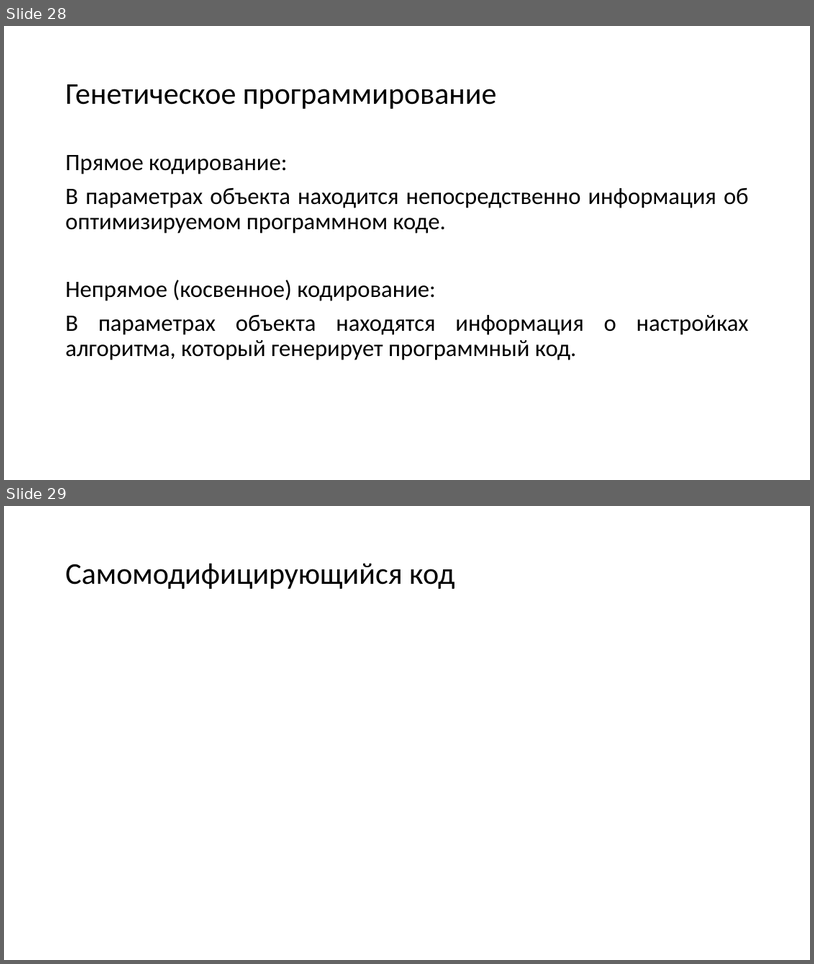
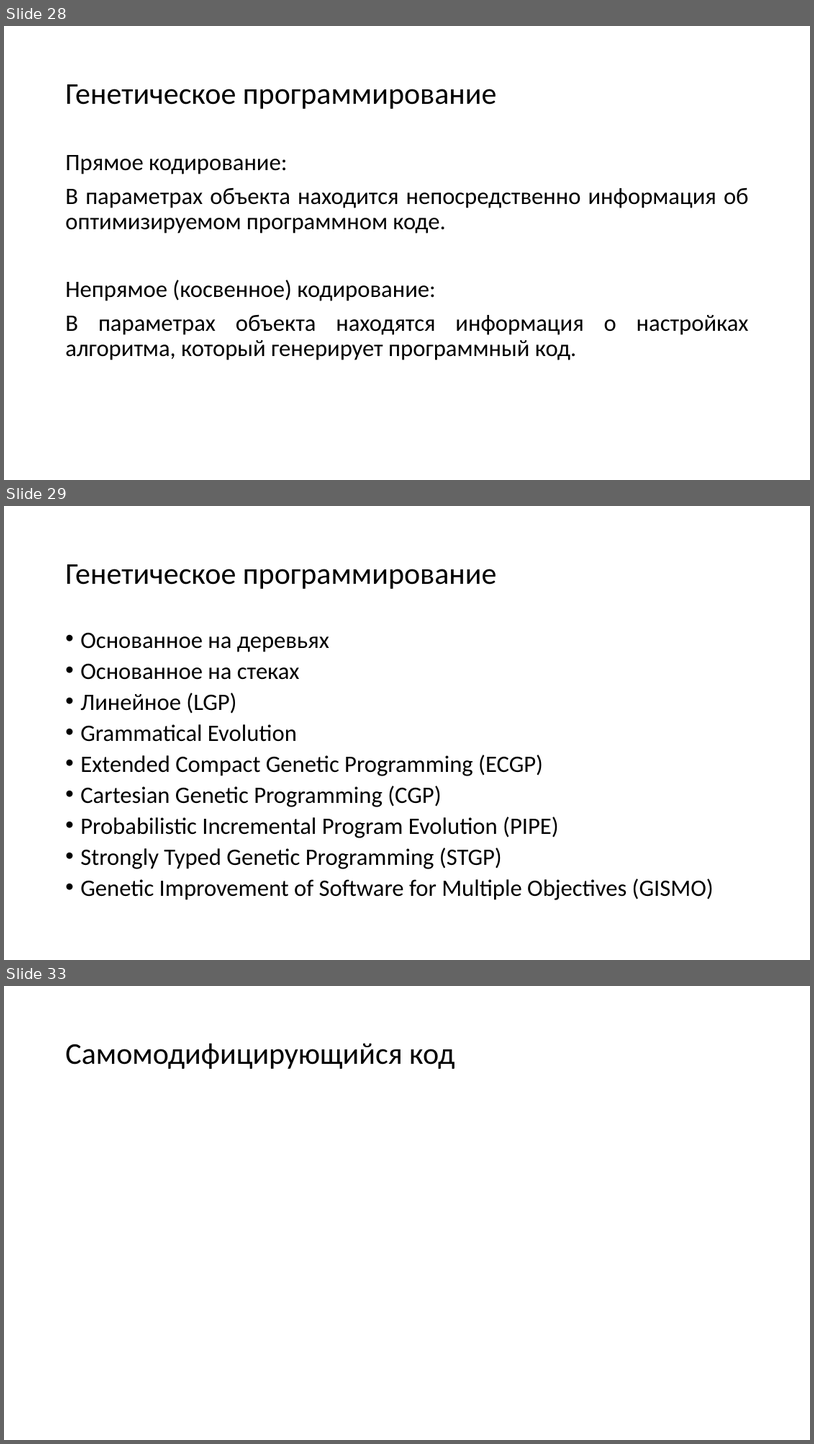
Before and after one commit to mosalov/AI_main_lectures, a slide deck: Лекция 15.pptx. Shown one above the other, each under a label of ours: slides 28 and 29 before the commit, slides 28, 29 and 33 after it; the slides between them are not shown. The pictures are 814x964 and 814x1444 pixels, drawn with LibreOffice and Linux fonts; fonts in the diff are those of the drawing. Boxes give left, top, right and bottom in pixels: in the first picture for what was removed or moved away, otherwise in the second. Text is boxed around its words. In the diff, an @@ line names an element or a change of style, - is before the commit and + after.

```diff
--- a/Лекция 15.pptx
+++ b/Лекция 15.pptx
@@ slide 29 added at [4, 506, 810, 960], background #FFFFFF @@
@@ title added at [65, 564, 497, 589], 36 pt, text #000000 @@
+Генетическое программирование
@@ text added at [80, 632, 714, 900], 28 pt, text #000000 @@
+• Основанное на деревьях
+• Основанное на стеках
+• Линейное (LGP)
+• Grammatical Evolution
+• Extended Compact Genetic Programming (ECGP)
+• Cartesian Genetic Programming (CGP)
+• Probabilistic Incremental Program Evolution (PIPE)
+• Strongly Typed Genetic Programming (STGP)
+• Genetic Improvement of Software for Multiple Objectives (GISMO)
@@ what was slide 29 is now slide 33 @@
```
Also in this commit, not shown: 3 other slides added.
